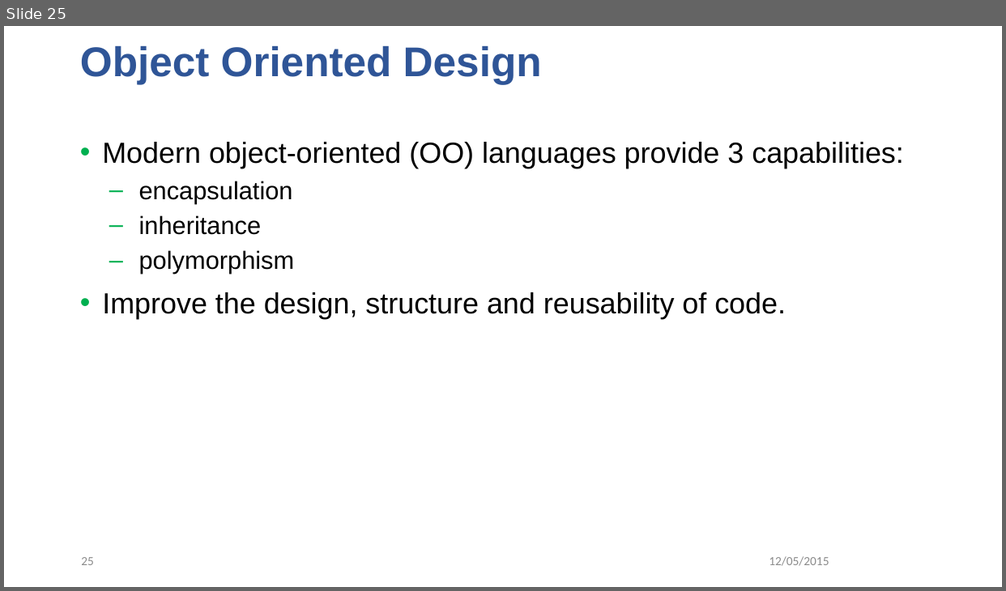
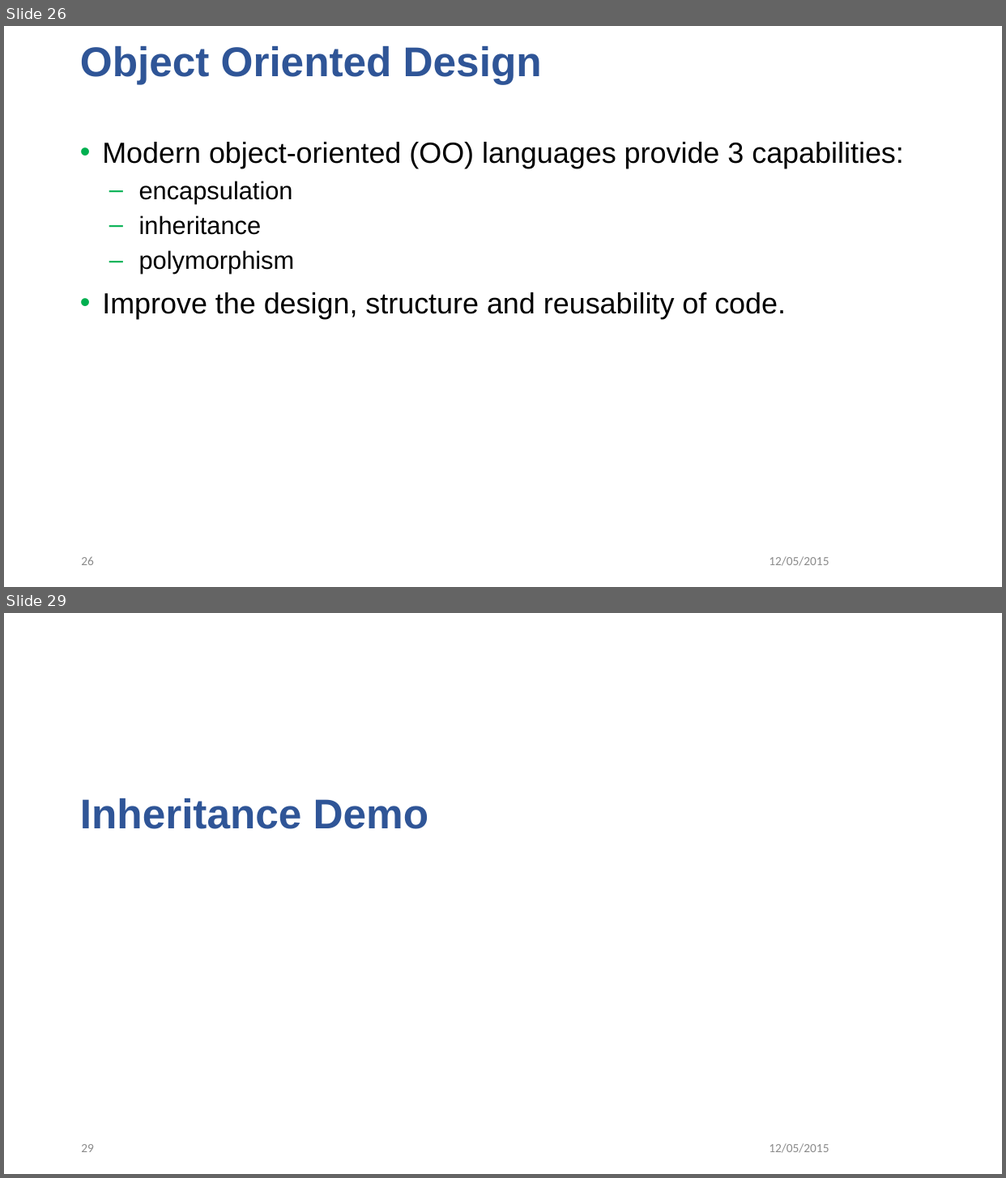
Before and after one commit to sherkarsl/ARTC-Design-Pattern, a slide deck: Design_pattern.pptx. Shown one above the other, each under a label of ours: slide 25 before the commit, slides 26 and 29 after it; the slides between them are not shown. The pictures are 1006x591 and 1006x1178 pixels, drawn with LibreOffice and Linux fonts; fonts in the diff are those of the drawing; background and template pictures are left out. Boxes give left, top, right and bottom in pixels: in the first picture for what was removed or moved away, otherwise in the second. Text is boxed around its words. In the diff, an @@ line names an element or a change of style, - is before the commit and + after.

Commit message:
Changes for revision with inheritance

```diff
--- a/Design_pattern.pptx
+++ b/Design_pattern.pptx
@@ slide 29 added at [4,613,1002,1174], background #FFFFFF @@
@@ title added at [80,798,428,829], 40 pt, text #2F5597, bold @@
+Inheritance Demo
@@ page number added at [81,1144,94,1152], 12 pt, text #8C8C8C @@
+29
@@ text added at [769,1144,829,1153], 12 pt, text #8C8C8C @@
+12/05/2015
@@ what was slide 25 is now slide 26 @@
@@ page number at [81,557,94,565]: text changed @@
-25
+26
```
Also in this commit, not shown: 10 slides changed, 3 other slides added, 20 other files.
